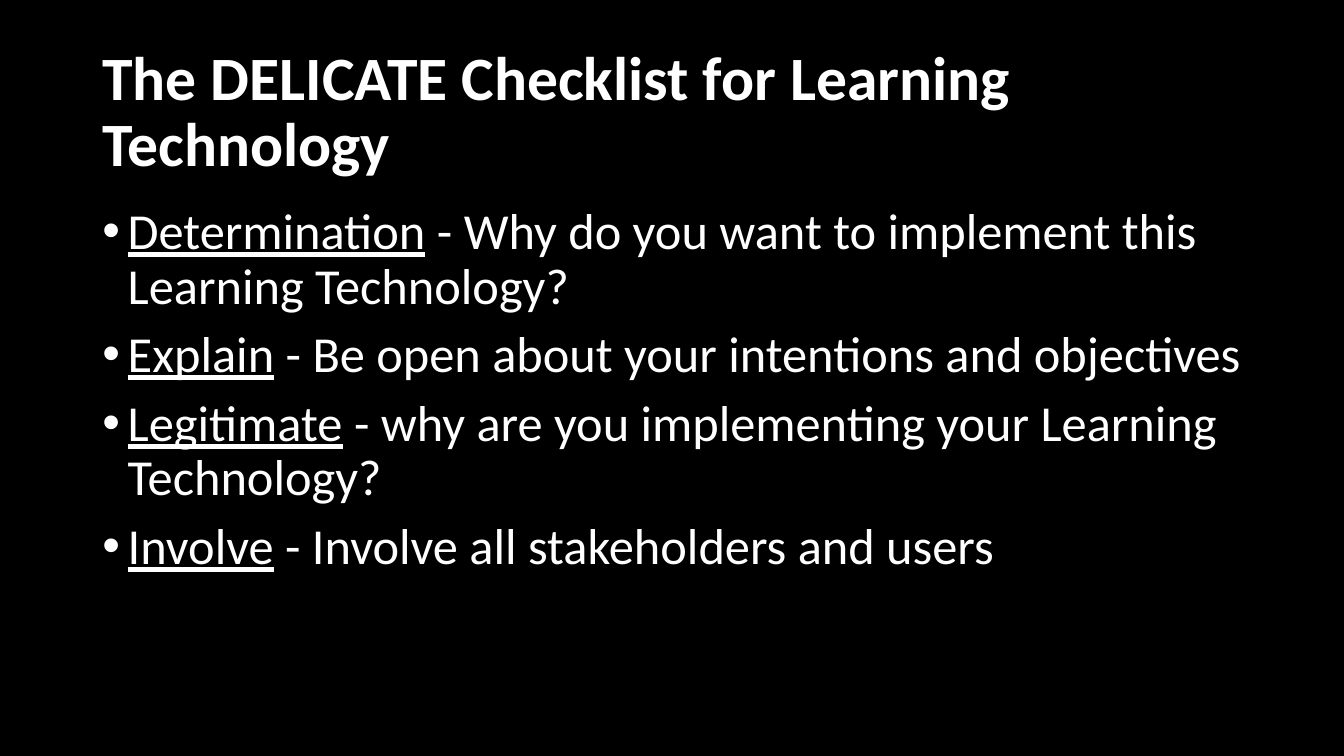
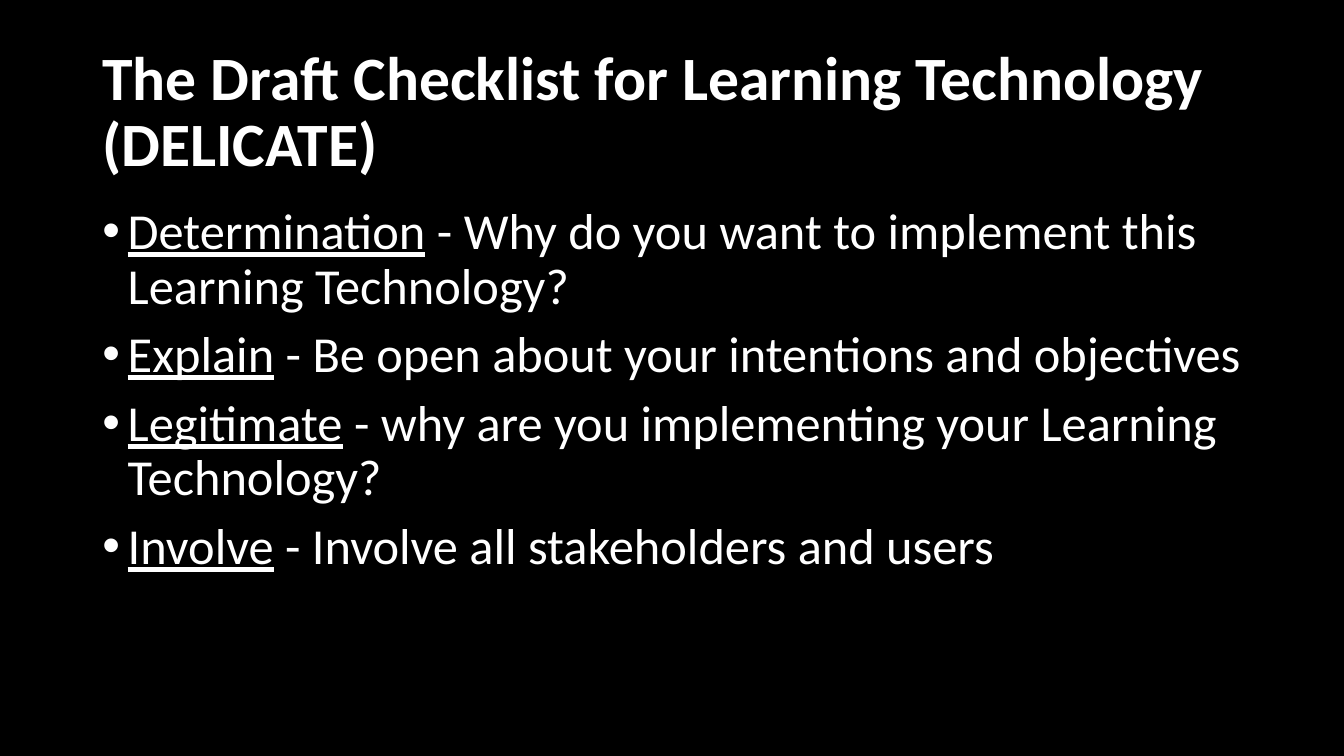
Before and after one commit to LearnerPrivacy/hugo-site, a slide deck: slide 5 of static/lectures/006-ALTEthics.pptx (slide 4 before the commit). Drawn at 1344x756 pixels with LibreOffice and Linux fonts; fonts in the diff are those of the drawing; background and template pictures are left out. Boxes give left, top, right and bottom in pixels: in the first picture for what was removed or moved away, otherwise in the second. Text is boxed around its words. In the diff, an @@ line names an element or a change of style, - is before the commit and + after.

```diff
--- a/static/lectures/006-ALTEthics.pptx
+++ b/static/lectures/006-ALTEthics.pptx
@@ title at [102,56,1204,175]: text changed @@
-The DELICATE Checklist for Learning Technology
+The Draft Checklist for Learning Technology (DELICATE)
```
Also in this commit, not shown: 3 other slides changed, 1 slide added, 1 slide removed.
